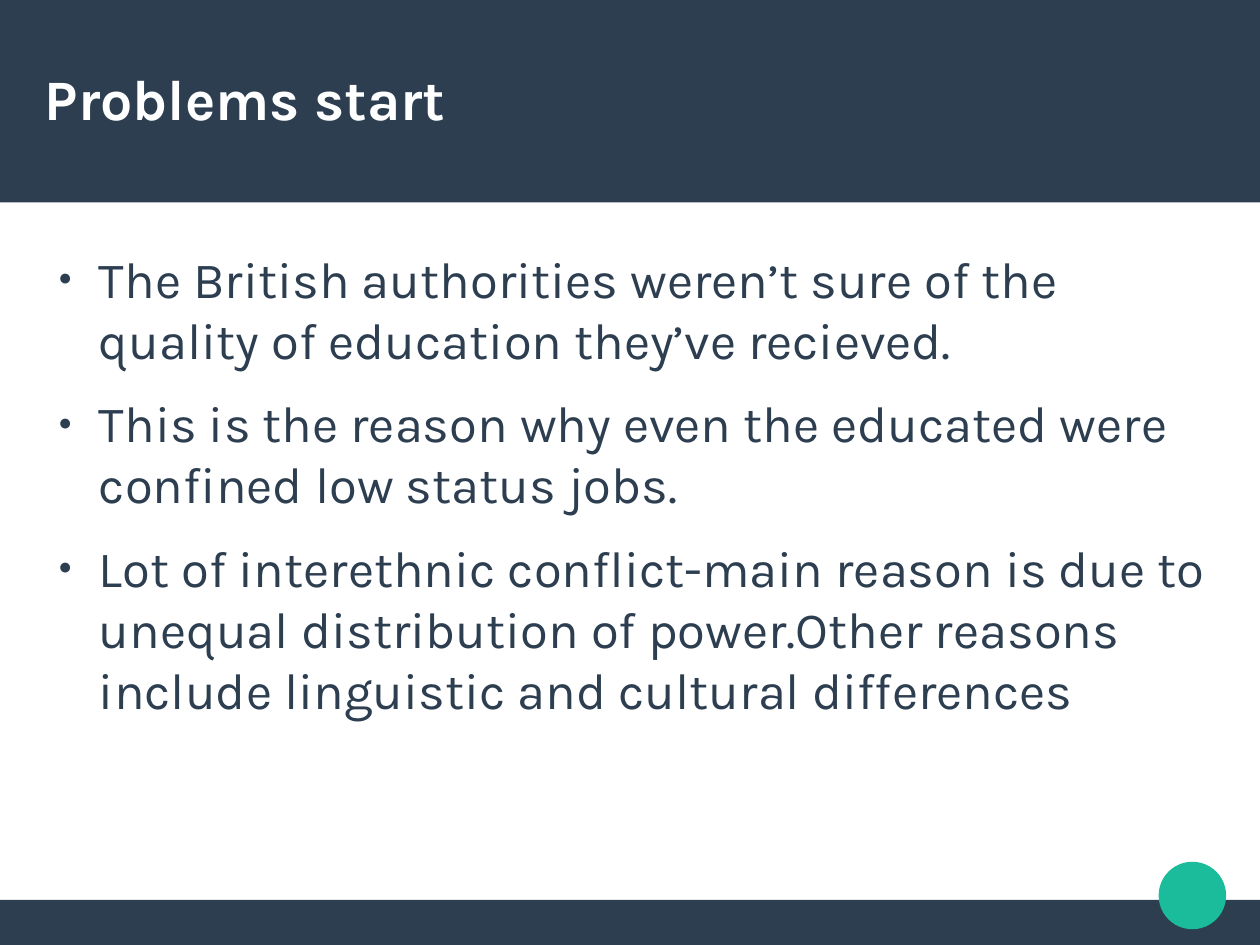
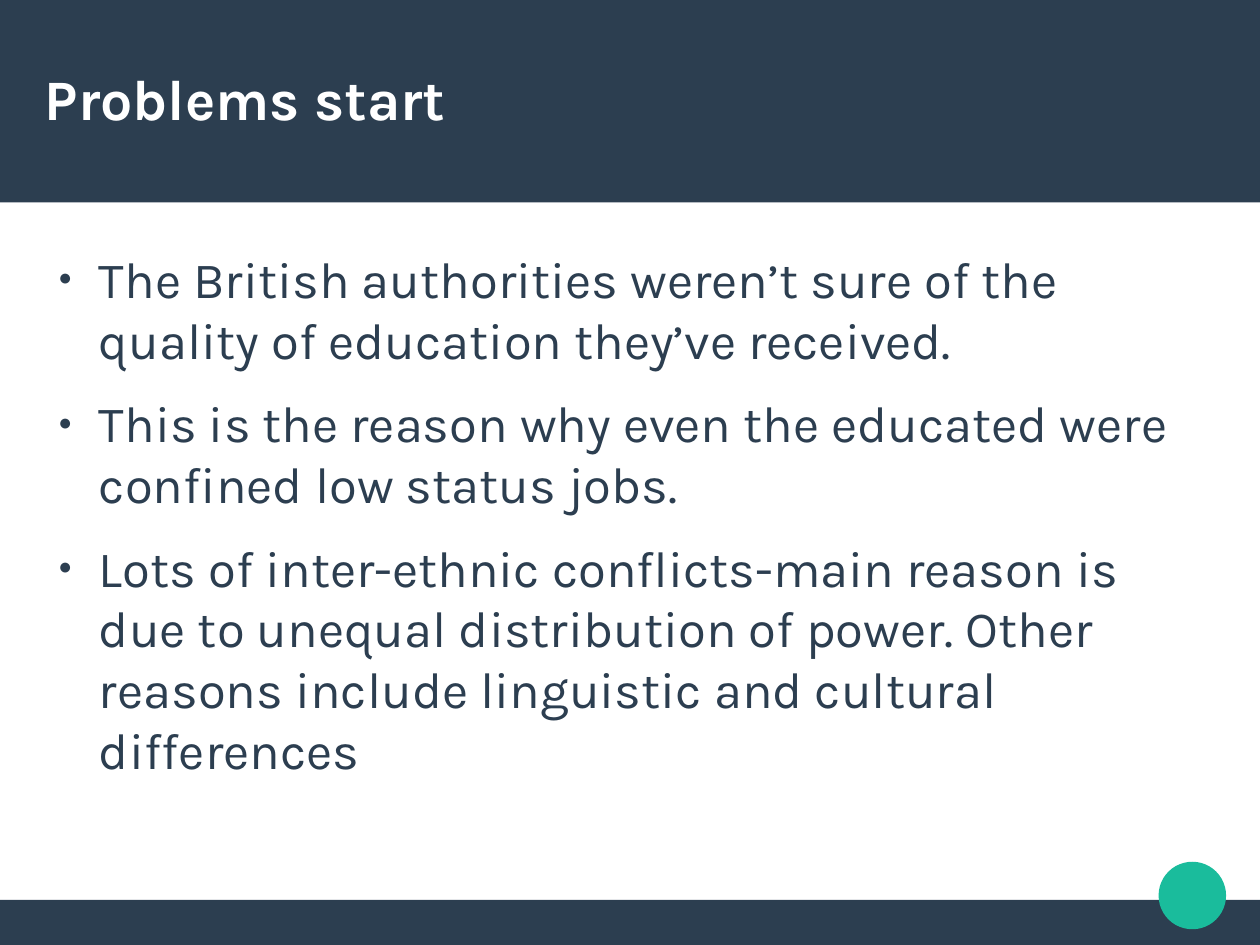
Before and after one commit to abhigyanghosh30/Linguistics-NOte, a slide deck: slide 3 of Presentations/Tingu paper presentation.odp (slide 2 before the commit). Drawn at 1260x945 pixels with LibreOffice and Linux fonts; fonts in the diff are those of the drawing. Boxes give left, top, right and bottom in pixels: in the first picture for what was removed or moved away, otherwise in the second. Text is boxed around its words. In the diff, an @@ line names an element or a change of style, - is before the commit and + after.

```diff
--- a/Presentations/Tingu paper presentation.odp
+++ b/Presentations/Tingu paper presentation.odp
@@ text at [99, 263, 1058, 371]: text changed @@
-● The British authorities weren’t sure of the quality of education they’ve recieved.
+● The British authorities weren’t sure of the quality of education they’ve received.
@@ text at [99, 552, 1118, 770]: text changed @@
-● Lot of interethnic conflict-main reason is due to unequal distribution of power.Other reasons include linguistic and cultural differences
+● Lots of inter-ethnic conflicts-main reason is due to unequal distribution of power. Other reasons include linguistic and cultural differences
```
Also in this commit, not shown: 9 other slides changed, 1 slide added, 2 other files.
